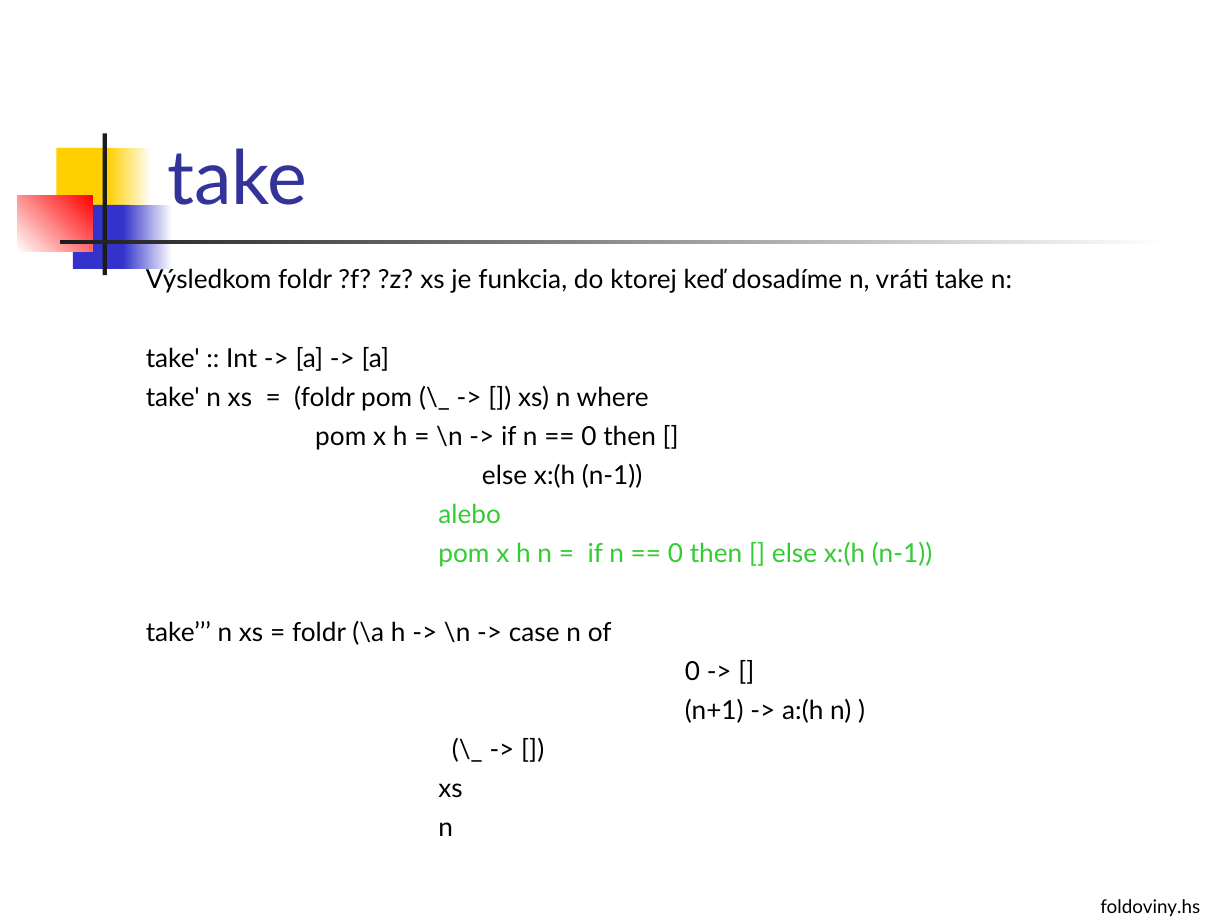
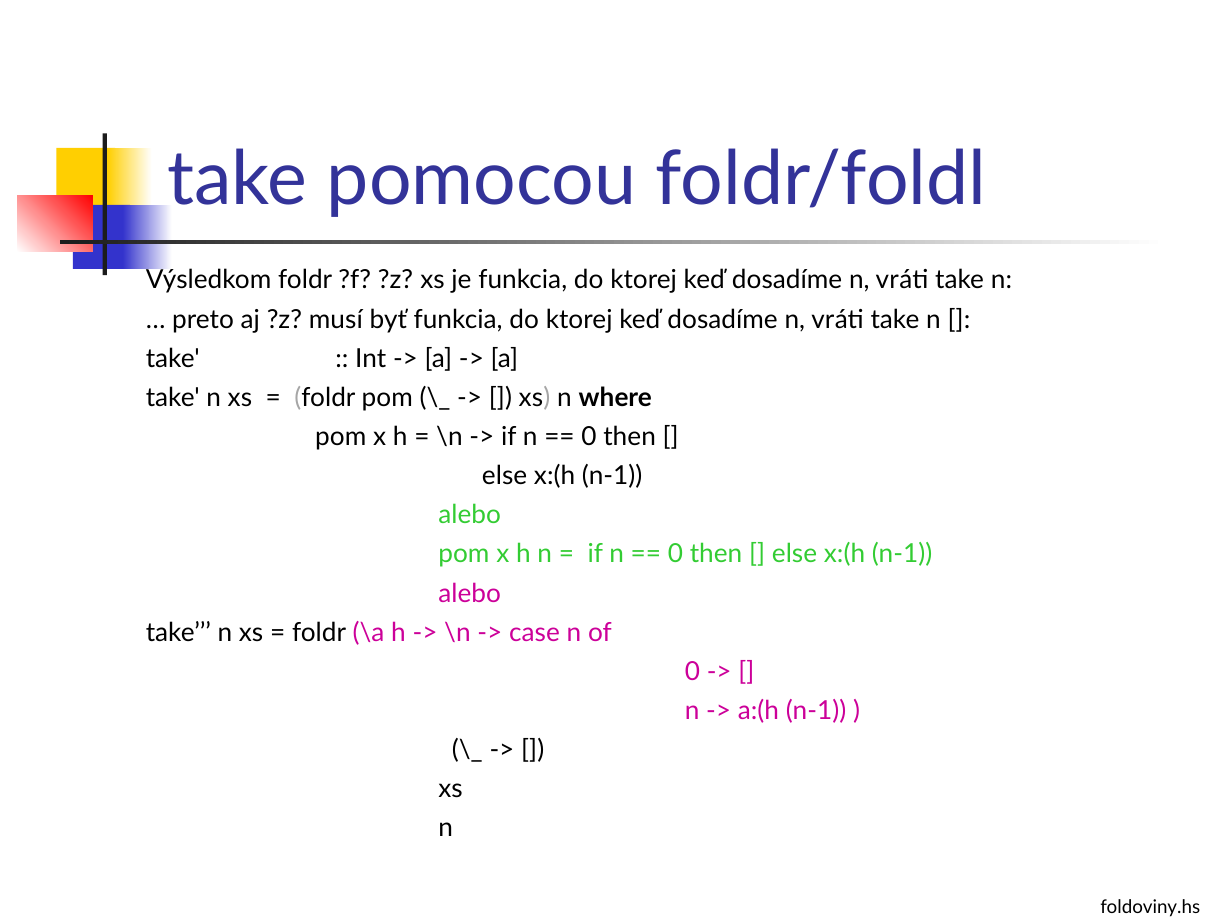
Before and after one commit to Funkcionalne/Prednasky, a slide deck: slide 22 of 02/02_fpro.ppt (slide 25 before the commit). Drawn at 1232x924 pixels with LibreOffice and Linux fonts; fonts in the diff are those of the drawing. Boxes give left, top, right and bottom in pixels: in the first picture for what was removed or moved away, otherwise in the second. Text is boxed around its words. In the diff, an @@ line names an element or a change of style, - is before the commit and + after.

```diff
--- a/02/02_fpro.ppt
+++ b/02/02_fpro.ppt
@@ title at (167,148,987,217): text changed @@
-take
+take pomocou foldr/foldl
@@ text at (172,308,941,332): paragraph added @@
+… preto aj ?z? musí byť funkcia, do ktorej keď dosadíme n, vráti take n []:
@@ text at (146,386,700,681): text colour #000000 to #A6A6A6 in "(foldr xs)"; bold on in "where"; text colour #000000 to #CC0099 in "(\a h -> \n -> case n ...", "0 -> []" @@
@@ text at (438,582,501,603): paragraph added @@
+alebo
@@ text at (685,699,846,723): text changed; text colour #000000 to #CC0099 @@
-(n+1) -> a:(h n) )
+n -> a:(h (n-1)) )
```
Also in this commit, not shown: 4 other files.
